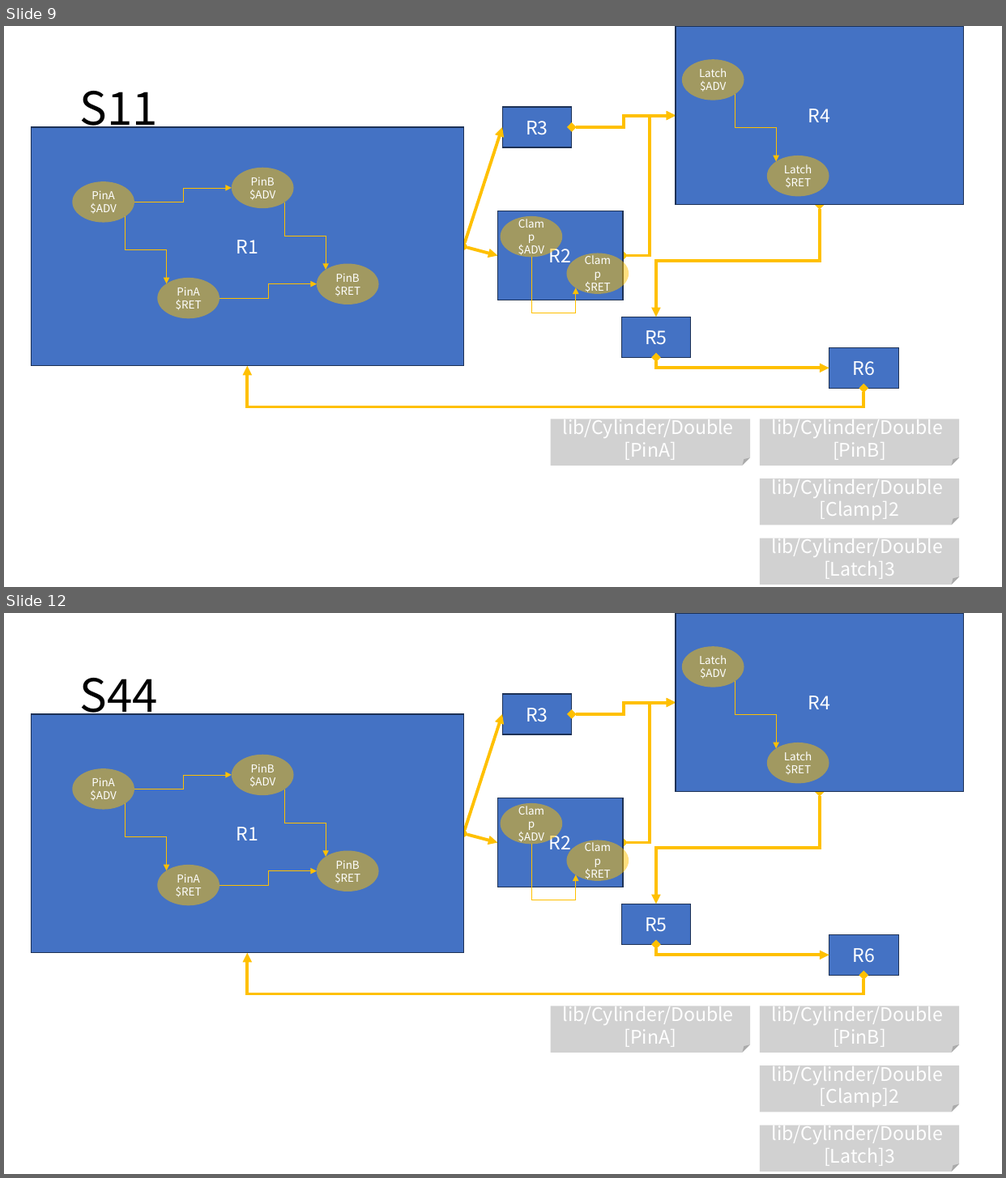
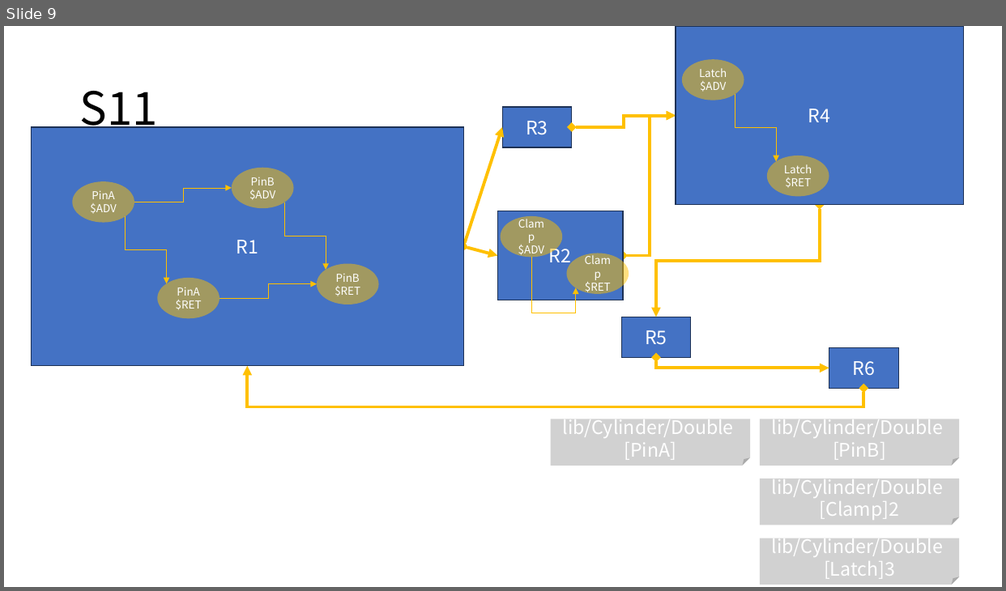
Before and after one commit to DualsoftDev/ds, a slide deck: DsDotNet/src/UnitTest/UnitTest.Model/ImportOfficeExample/Sample/s.pptx. Shown one above the other, each under a label of ours: slides 9 and 12 before the commit, slide 9 after it; the slides between them are not shown. The pictures are 1006x1178 and 1006x591 pixels, drawn with LibreOffice and Linux fonts; fonts in the diff are those of the drawing. Boxes give left, top, right and bottom in pixels: in the first picture for what was removed or moved away, otherwise in the second. Text is boxed around its words. In the diff, an @@ line names an element or a change of style, - is before the commit and + after.

```diff
--- a/DsDotNet/src/UnitTest/UnitTest.Model/ImportOfficeExample/Sample/s.pptx
+++ b/DsDotNet/src/UnitTest/UnitTest.Model/ImportOfficeExample/Sample/s.pptx
@@ slide 12 removed at [4,613,1002,1174], background #FFFFFF @@
@@ title removed at [80,678,158,724] @@
-S44
@@ group removed at [675,613,963,792]: 2 ellipses, 1 rectangle, 1 elbow arrow @@
-R4
-Latch $ADV
-Latch $RET
@@ rectangle removed at [503,694,572,735] @@
-R3
@@ elbow double arrow removed from (572, 714) to (675, 703) @@
@@ elbow double arrow removed from (623, 843) to (675, 703) @@
@@ double arrow removed from (463, 834) to (503, 714) @@
@@ elbow double arrow removed from (820, 792) to (656, 905) @@
@@ double arrow removed from (463, 834) to (497, 843) @@
@@ group removed at [497,798,629,900]: 2 ellipses, 1 rectangle, 1 elbow arrow @@
-R2
-Clamp $ADV
-Clamp $RET
@@ group removed at [31,714,463,953]: 4 ellipses, 4 elbow arrows, 1 rectangle @@
-R1
-PinA $ADV
-PinA $RET
-PinB $ADV
-PinB $RET
@@ rectangle removed at [621,905,691,944] @@
-R5
@@ elbow double arrow removed from (656, 944) to (829, 955) @@
@@ rectangle removed at [829,935,898,975] @@
-R6
@@ elbow double arrow removed from (864, 975) to (247, 953) @@
@@ folded corner removed at [551,1006,750,1053] @@
-lib/Cylinder/Double
-[PinA]
@@ folded corner removed at [760,1006,960,1053] @@
-lib/Cylinder/Double
-[PinB]
@@ folded corner removed at [760,1066,960,1112] @@
-lib/Cylinder/Double
-[Clamp]2
@@ folded corner removed at [760,1126,960,1172] @@
-lib/Cylinder/Double
-[Latch]3
```
Also in this commit, not shown: 2 other slides removed, 5 other files.
